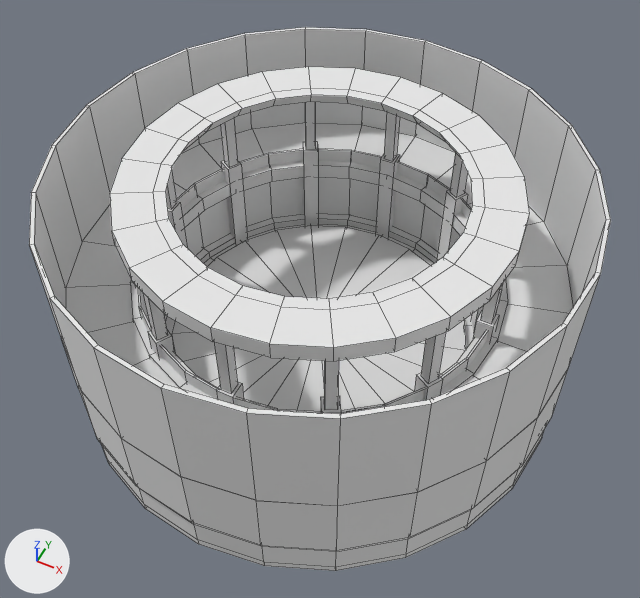
Two versions of the OBJ model Assets/Models/Environment/Mo_Arena.obj, one commit apart.
Before and after are seen from a camera (50 mm lens) standing at (12.7, -25.2, 34.7) and looking at (0.4, -0.7, 4.0). The lights are fixed; the arrows at lower left show +X, +Y and +Z. The first picture is the older version. Mesh edges are drawn as thin lines. Where no turn or scale is listed for an object, it has been applied to the vertices.

Before the edit, the objects in view are built like this:
```python
me_ground = bpy.data.meshes.new('Ground')
me_ground.from_pydata(...)  # 290 vertices, 312 faces; spans x -11.7..11.7, y -11.7..11.7, z -1.1..1.1
me_ground.materials.append(mat_m_13075929_be01_9684_f420_f0ae119147d0)  # white #e7e7e7
me_mesh_007 = bpy.data.meshes.new('mesh.007')
me_mesh_007.from_pydata(...)  # 8 vertices, 6 faces; spans x 3.49..4.51, y 6.46..7.48, z -0.56..5.94
me_mesh_007.materials.append(mat_m_13075929_be01_9684_f420_f0ae119147d0)  # white #e7e7e7
me_mesh_013 = bpy.data.meshes.new('mesh.013')
me_mesh_013.from_pydata(...)  # 8 vertices, 6 faces; spans x 3.66..4.34, y -7.31..-6.63, z 5.94..10.13
me_mesh_013.materials.append(mat_m_13075929_be01_9684_f420_f0ae119147d0)  # white #e7e7e7
me_mesh_020 = bpy.data.meshes.new('mesh.020')
me_mesh_020.from_pydata(...)  # 8 vertices, 6 faces; spans x -7.31..-6.63, y -4.34..-3.66, z 5.94..10.12
me_mesh_020.materials.append(mat_m_13075929_be01_9684_f420_f0ae119147d0)  # white #e7e7e7
ob_ground = bpy.data.objects.new('Ground', me_ground)
ob_ground.location = (0.0, 0.0, 0.0)
ob_mesh_007 = bpy.data.objects.new('mesh.007', me_mesh_007)
ob_mesh_007.location = (0.0, 0.0, 0.0)
ob_mesh_013 = bpy.data.objects.new('mesh.013', me_mesh_013)
ob_mesh_013.location = (0.0, 0.0, 0.0)
ob_mesh_020 = bpy.data.objects.new('mesh.020', me_mesh_020)
ob_mesh_020.location = (0.0, 0.0, 0.0)
# also in view: 'mesh.014' at (0.0, -8.0, 8.0); 'mesh.012' at (7.0, -4.0, 8.0); 'CircleBorder' at (0.0, 0.0, 4.5); 'Wall' at (0.0, 0.0, 2.9); 'OuterWall' at (0.0, 0.0, 7.6)
```
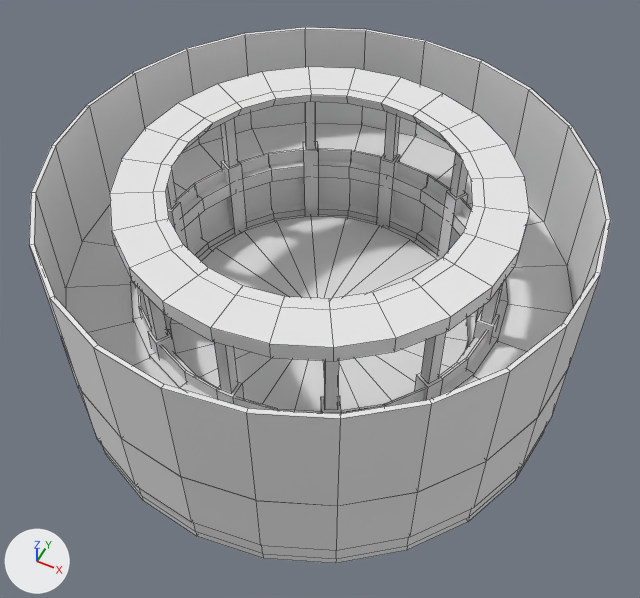
Edits to the bpy script that builds the scene:
```text
Change me_ground:
    used by ob_ground; location = (0.0, 0.0, 0.0)
    remove me_ground.from_pydata(...)  # 290 vertices, 312 faces; spans x -11.7..11.7, y -11.7..11.7, z -1.1..1.1
    add me_ground.from_pydata(...)  # 290 vertices, 312 faces; spans x -11.7..11.7, y -11.7..11.7, z -0.4..1.8
    me_ground part 1: the whole mesh is moved by (0.0, 0.0, 0.7)
Change me_mesh_013:
    used by ob_mesh_013; location = (0.0, 0.0, 0.0)
    verts and faces of me_mesh_013; kept vertices keep their numbers, new ones are numbered from 8
    remove me_mesh_013.from_pydata(...)  # 8 vertices, 6 faces; spans x 3.66..4.34, y -7.31..-6.63, z 5.94..10.13
    add me_mesh_013.from_pydata(...)  # 8 vertices, 6 faces; spans x -0.38..0.38, y 7.66..8.41, z -0.56..5.94
    me_mesh_013 part 2
    add verts[8] = (-0.38, 8.41, 5.94)
    add verts[9] = (-0.38, 8.41, -0.56)
    add verts[10] = (-0.38, 7.66, 5.94)  # pixel (380, 159)
    add verts[11] = (-0.38, 7.66, -0.56)
    add for new, old in zip([*range(12, 16)], [*range(8, 12)]): verts[new] = verts[old] + (0.76, 0.0, 0.0)
    add faces += [(8, 12, 13, 9), (10, 11, 15, 14), (8, 10, 14, 12), (9, 13, 15, 11), (8, 9, 11, 10), (12, 14, 15, 13)]
    other edits to the shape of me_mesh_013 do not show in these pictures
Change me_mesh_020:
    used by ob_mesh_020; location = (0.0, 0.0, 0.0)
    verts and faces of me_mesh_020; kept vertices keep their numbers, new ones are numbered from 8
    remove me_mesh_020.from_pydata(...)  # 8 vertices, 6 faces; spans x -7.31..-6.63, y -4.34..-3.66, z 5.94..10.12
    add me_mesh_020.from_pydata(...)  # 8 vertices, 6 faces; spans x -0.25..0.25, y -8.28..-7.78, z 5.94..10.13
    me_mesh_020 part 3
    add verts[8] = (-0.25, -8.28, 10.13)
    add verts[9] = (-0.25, -8.28, 5.94)  # pixel (220, 389)
    add verts[10] = (-0.25, -7.78, 10.13)
    add verts[11] = (-0.25, -7.78, 5.94)
    add for new, old in zip([*range(12, 16)], [*range(8, 12)]): verts[new] = verts[old] + (0.5, 0.0, 0.0)
    add faces += [(8, 9, 13, 12), (10, 14, 15, 11), (8, 12, 14, 10), (9, 11, 15, 13), (8, 10, 11, 9), (12, 13, 15, 14)]
    other edits to the shape of me_mesh_020 do not show in these pictures
```

Boxes (x1, y1, x2, y2) around the edits, measured in the pictures (640 x 598 px):
'Ground', moved: before (102, 214, 545, 571); after (102, 204, 545, 563)
'mesh.013', reshaped: before (324, 360, 339, 410); after (376, 154, 400, 229)
'mesh.020', reshaped (not visible before): after (214, 342, 238, 394)
part 2 of me_mesh_013, added: after (376, 154, 400, 229)
